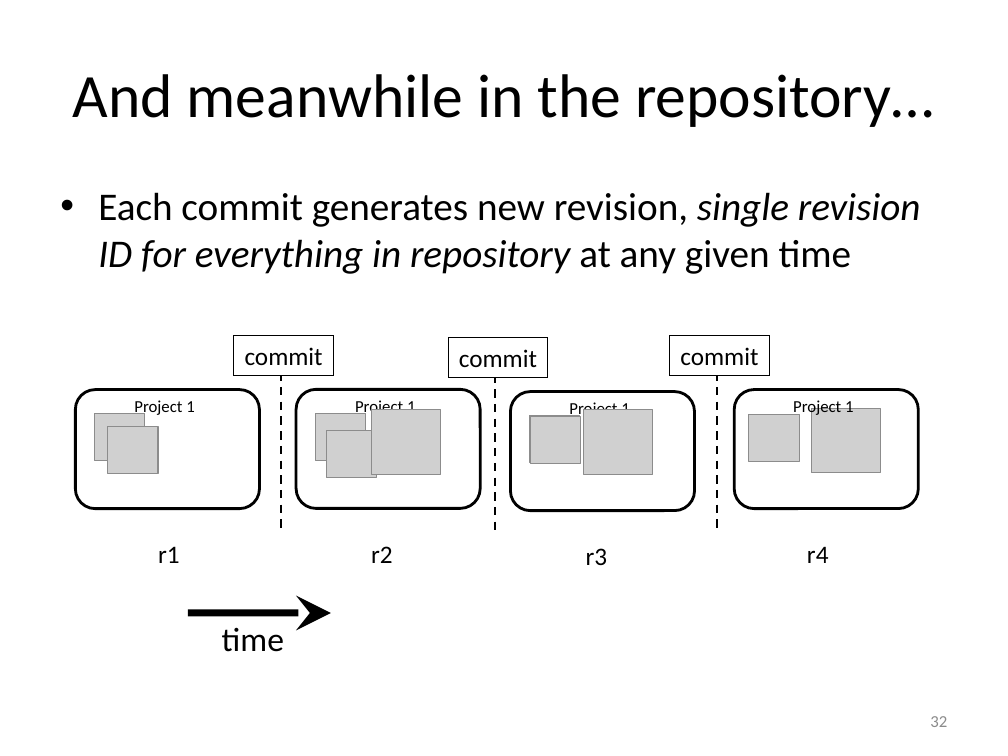
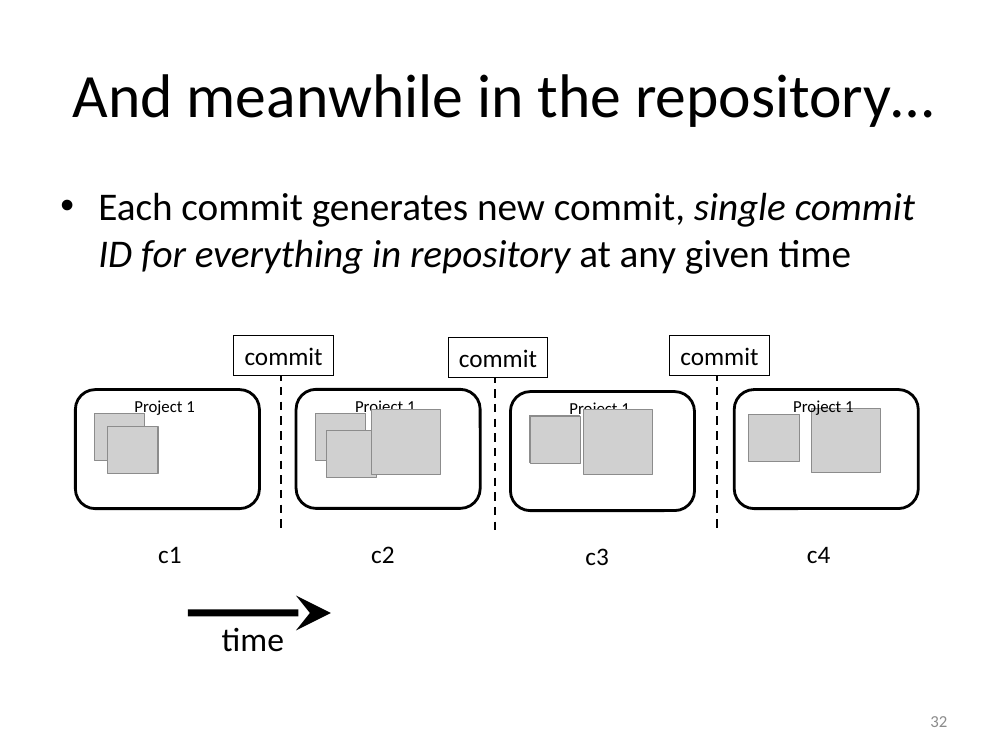
Before and after one commit to gjbex/Version-control-with-git, a slide deck: slide 32 of version_control_git.pptx. Drawn at 1008x756 pixels with LibreOffice and Linux fonts; fonts in the diff are those of the drawing; grey boxes stand for pictures. Boxes give left, top, right and bottom in pixels: in the first picture for what was removed or moved away, otherwise in the second. Text is boxed around its words. In the diff, an @@ line names an element or a change of style, - is before the commit and + after.

Commit message:
Use "commit" rather than "revision"
For consistency, it is better to mostly refer to commits, rather than revisions.

```diff
--- a/version_control_git.pptx
+++ b/version_control_git.pptx
@@ text at (98,192,915,274): text changed @@
-• Each commit generates new revision, single revision ID for everything in repository at any given time
+• Each commit generates new commit, single commit ID for everything in repository at any given time
@@ text at (158,546,181,563): text changed @@
-r1
+c1
@@ text at (371,546,394,563): text changed @@
-r2
+c2
@@ text at (585,548,608,565): text changed @@
-r3
+c3
@@ text at (807,546,830,563): text changed @@
-r4
+c4
```
Also in this commit, not shown: 11 other slides changed.
